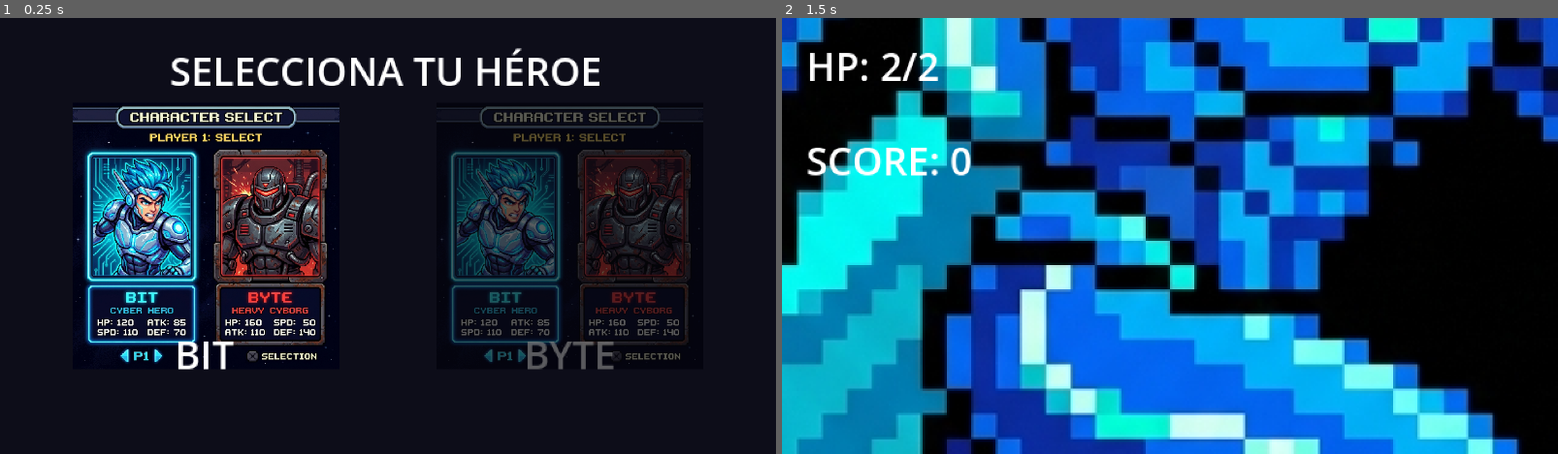
Above: before the commit, frames 1-2 (left to right).
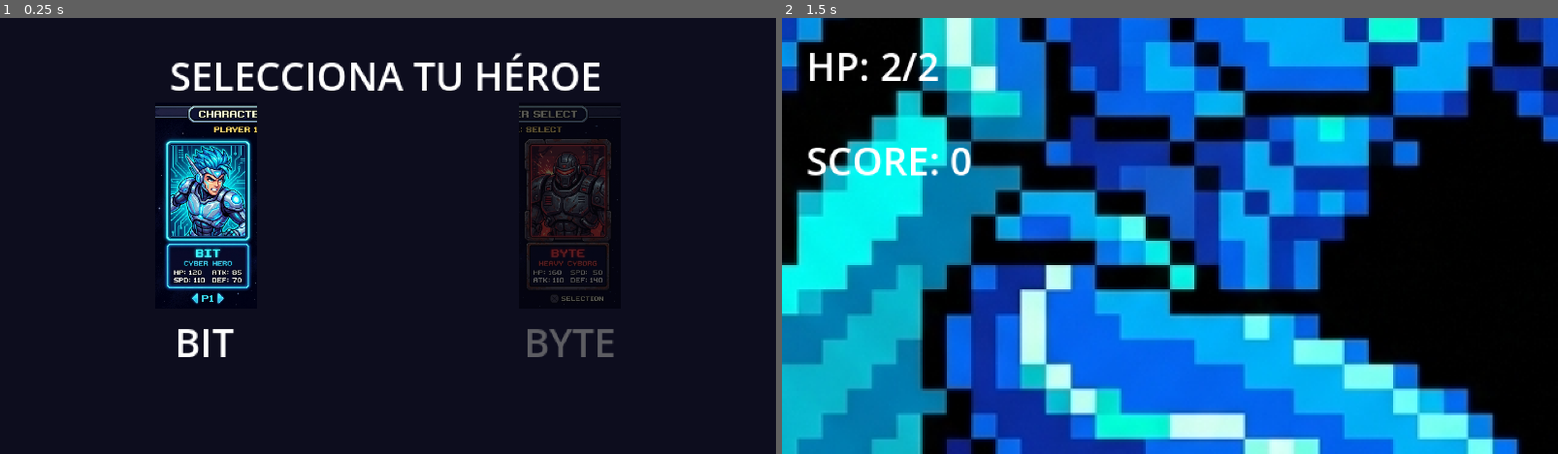
Above: after the commit, the same moments.

Repository: SilverMast1/godot-2d-8bit-game
Game: Godot game, scene res://scenes/ui/character_selection.tscn
Same seed, same stepped clock (60 frames per second), same inputs: the game is played once before the commit and once after it.
Inputs:
- Up to frame 1 (0.25 s): no input
- Up to frame 2 (1.5 s): tap Enter (ui_accept) at 0.5, 0.77, 1.25 s

The runs differ from the first frame. In frame 1, 22% of the frame differs, in the area x 9-90%, y 6-81%; in frame 2, nothing differs.

Commit message:
fix: split character portraits into individual PNGs and update character_selection.tscn UI layout

Diff:
--- a/kernel-chronicles/project.godot
+++ b/kernel-chronicles/project.godot
@@ -11,7 +11,7 @@
 [application]
 
 config/name="Kernel Chronicles"
-run/main_scene="res://scenes/ui/character_selection.tscn"
+run/main_scene="uid://cl2tfq8wd80ha"
 config/features=PackedStringArray("4.7", "Forward Plus")
 config/icon="res://icon.svg"
 
@@ -27,7 +27,6 @@
 window/size/window_width_override=1280
 window/size/window_height_override=720
 window/stretch/mode="canvas_items"
-window/stretch/aspect="keep"
 
 [layer_names]
 
--- a/kernel-chronicles/scenes/ui/character_selection.tscn
+++ b/kernel-chronicles/scenes/ui/character_selection.tscn
@@ -1,7 +1,8 @@
-[gd_scene load_steps=3 format=3 uid="uid://ccharselect0003"]
+[gd_scene load_steps=4 format=3 uid="uid://ccharselect0003"]
 
 [ext_resource type="Script" path="res://scripts/ui/character_selection.gd" id="1_csel"]
-[ext_resource type="Texture2D" path="res://assets/ui/portraits.png" id="2_portraits"]
+[ext_resource type="Texture2D" path="res://assets/ui/portrait_bit.png" id="2_pbit"]
+[ext_resource type="Texture2D" path="res://assets/ui/portrait_byte.png" id="3_pbyte"]
 
 [node name="CharacterSelection" type="Control"]
 layout_mode = 3
@@ -19,17 +20,17 @@
 anchor_bottom = 1.0
 grow_horizontal = 2
 grow_vertical = 2
-color = Color(0.05, 0.05, 0.1, 1)
+color = Color(0.05, 0.05, 0.12, 1)
 
 [node name="TitleLabel" type="Label" parent="."]
 layout_mode = 1
 anchors_preset = 5
 anchor_left = 0.5
 anchor_right = 0.5
-offset_left = -100.0
-offset_top = 10.0
-offset_right = 100.0
-offset_bottom = 30.0
+offset_left = -120.0
+offset_top = 12.0
+offset_right = 120.0
+offset_bottom = 36.0
 grow_horizontal = 2
 text = "SELECCIONA TU HÉROE"
 horizontal_alignment = 1
@@ -39,20 +40,19 @@
 anchors_preset = 4
 anchor_top = 0.5
 anchor_bottom = 0.5
-offset_left = 30.0
-offset_top = -60.0
-offset_right = 140.0
-offset_bottom = 60.0
+offset_left = 35.0
+offset_top = -55.0
+offset_right = 135.0
+offset_bottom = 55.0
 grow_vertical = 2
 
 [node name="Portrait" type="TextureRect" parent="BitCard"]
 layout_mode = 1
-anchors_preset = 15
+anchors_preset = 10
 anchor_right = 1.0
-anchor_bottom = 1.0
+offset_bottom = 85.0
 grow_horizontal = 2
-grow_vertical = 2
-texture = ExtResource("2_portraits")
+texture = ExtResource("2_pbit")
 expand_mode = 1
 stretch_mode = 5
 
@@ -63,9 +63,9 @@
 anchor_top = 1.0
 anchor_right = 0.5
 anchor_bottom = 1.0
-offset_left = -30.0
+offset_left = -40.0
 offset_top = -20.0
-offset_right = 30.0
+offset_right = 40.0
 grow_horizontal = 2
 grow_vertical = 0
 text = "BIT"
@@ -78,21 +78,20 @@
 anchor_top = 0.5
 anchor_right = 1.0
 anchor_bottom = 0.5
-offset_left = -140.0
-offset_top = -60.0
-offset_right = -30.0
-offset_bottom = 60.0
+offset_left = -135.0
+offset_top = -55.0
+offset_right = -35.0
+offset_bottom = 55.0
 grow_horizontal = 0
 grow_vertical = 2
 
 [node name="Portrait" type="TextureRect" parent="ByteCard"]
 layout_mode = 1
-anchors_preset = 15
+anchors_preset = 10
 anchor_right = 1.0
-anchor_bottom = 1.0
+offset_bottom = 85.0
 grow_horizontal = 2
-grow_vertical = 2
-texture = ExtResource("2_portraits")
+texture = ExtResource("3_pbyte")
 expand_mode = 1
 stretch_mode = 5
 
@@ -103,9 +102,9 @@
 anchor_top = 1.0
 anchor_right = 0.5
 anchor_bottom = 1.0
-offset_left = -30.0
+offset_left = -40.0
 offset_top = -20.0
-offset_right = 30.0
+offset_right = 40.0
 grow_horizontal = 2
 grow_vertical = 0
 text = "BYTE"
Binary file added: kernel-chronicles/assets/ui/portrait_bit.png
Binary file added: kernel-chronicles/assets/ui/portrait_byte.png
Not shown: 1 places in kernel-chronicles/scenes/ui/hud.tscn that only renumber resources
Not shown, added: kernel-chronicles/scripts/ui/hud.gd.uid
Not shown, added: kernel-chronicles/scripts/world/level_base.gd.uid
